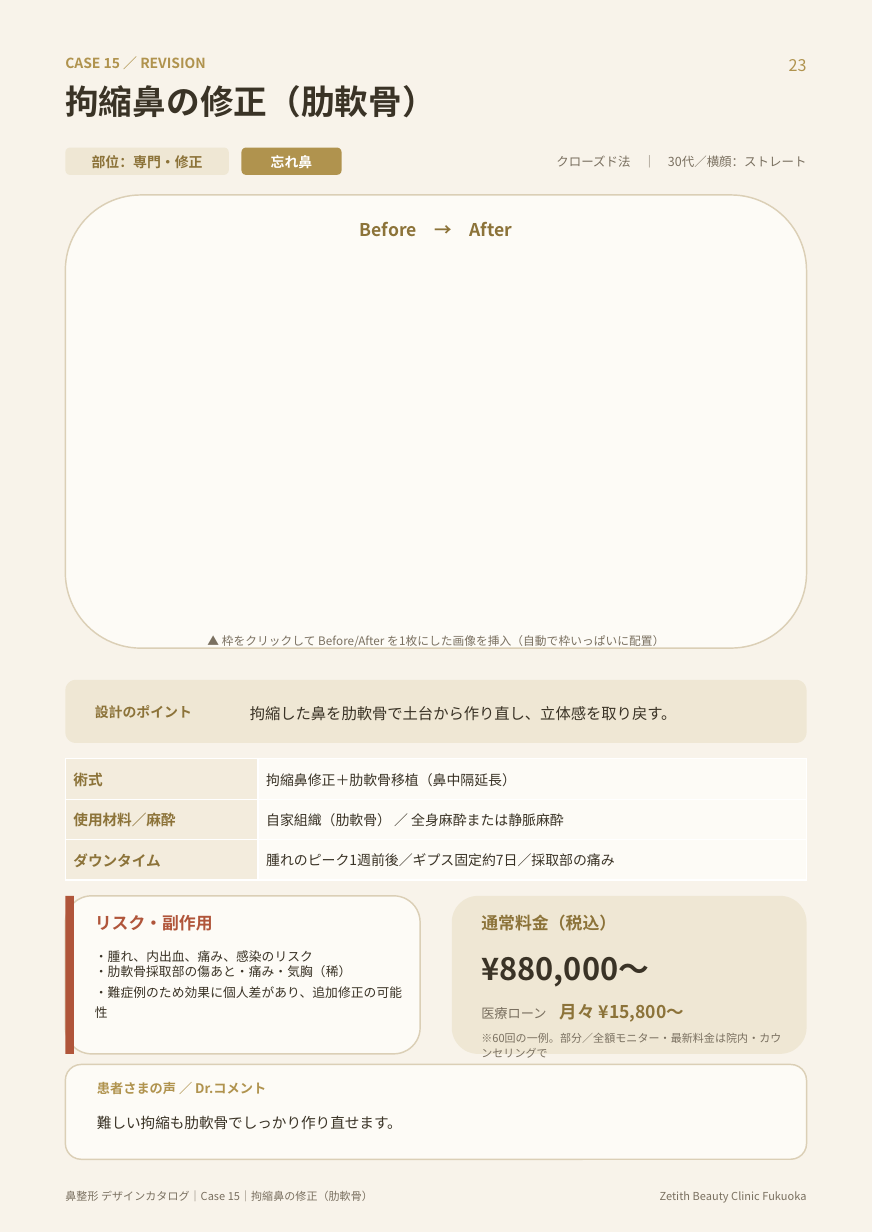
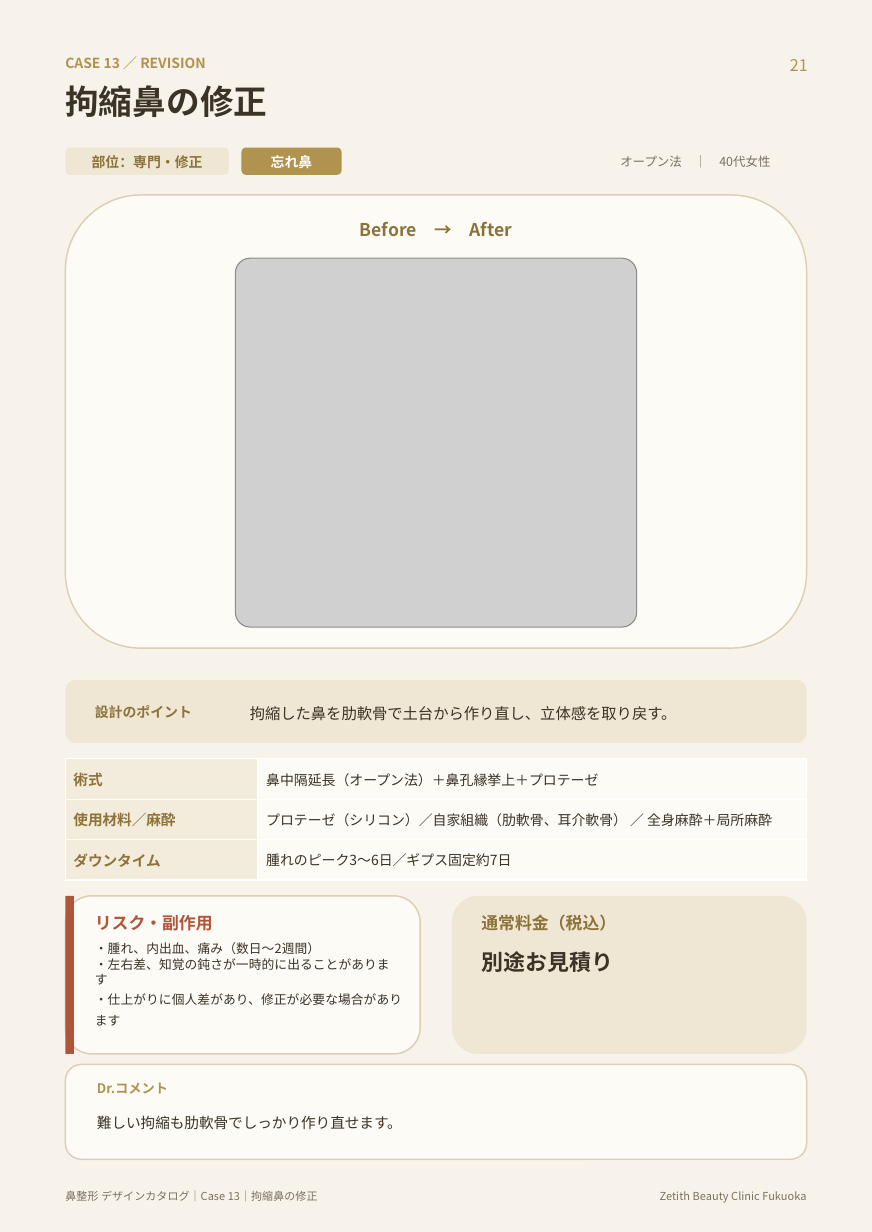
Before and after one commit to hidekkobonba/nosejob, a slide deck: slide 22 of 鼻整形_デザインカタログ.pptx (slide 24 before the commit). Drawn at 872x1232 pixels with LibreOffice and Linux fonts; fonts in the diff are those of the drawing; grey boxes stand for pictures. Boxes give left, top, right and bottom in pixels: in the first picture for what was removed or moved away, otherwise in the second. Text is boxed around its words. In the diff, an @@ line names an element or a change of style, - is before the commit and + after.

```diff
--- a/鼻整形_デザインカタログ.pptx
+++ b/鼻整形_デザインカタログ.pptx
@@ text at (790,59,808,71): text changed @@
-23
+21
@@ text at (65,85,267,117): text changed @@
-拘縮鼻の修正（肋軟骨）
+拘縮鼻の修正
@@ text removed at (556,155,807,167) @@
-クローズド法 ｜ 30代／横顔：ストレート
@@ text added at (620,155,770,167), 8.5 pt, text #7A7060 @@
+オープン法 ｜ 40代女性
@@ picture added at (235,258,637,627) @@
@@ text removed at (222,635,664,649) @@
-▲ 枠をクリックして Before/After を1枚にした画像を挿入（自動で枠いっぱいに配置）
@@ table at (65,759,807,880) @@
-row 1, column 2: 拘縮鼻修正＋肋軟骨移植（鼻中隔延長）
+row 1, column 2: 鼻中隔延長（オープン法）＋鼻孔縁挙上＋プロテーゼ
-row 2, column 2: 自家組織（肋軟骨） ／ 全身麻酔または静脈麻酔
+row 2, column 2: プロテーゼ（シリコン）／自家組織（肋軟骨、耳介軟骨） ／ 全身麻酔＋局所麻酔
-row 3, column 2: 腫れのピーク1週前後／ギプス固定約7日／採取部の痛み
+row 3, column 2: 腫れのピーク3〜6日／ギプス固定約7日
@@ text at (95,942,402,1026): text changed @@
-・腫れ、内出血、痛み、感染のリスク
-・肋軟骨採取部の傷あと・痛み・気胸（稀）
-・難症例のため効果に個人差があり、追加修正の可能性
+・腫れ、内出血、痛み（数日〜2週間）
+・左右差、知覚の鈍さが一時的に出ることがあります
+・仕上がりに個人差があり、修正が必要な場合があります
@@ text at (481,951,613,972): text changed; size 21 to 15 pt @@
-¥880,000〜
+別途お見積り
@@ text removed at (481,1004,684,1022) @@
-医療ローン 月々 ¥15,800〜
@@ text removed at (481,1033,781,1058) @@
-※60回の一例。部分／全額モニター・最新料金は院内・カウンセリングで
@@ text at (97,1082,168,1094): text changed @@
-患者さまの声 ／ Dr.コメント
+Dr.コメント
@@ text at (65,1190,318,1201): text changed @@
-鼻整形 デザインカタログ｜Case 15｜拘縮鼻の修正（肋軟骨）
+鼻整形 デザインカタログ｜Case 13｜拘縮鼻の修正
```
Also in this commit, not shown: 27 other slides changed, 2 slides removed.
